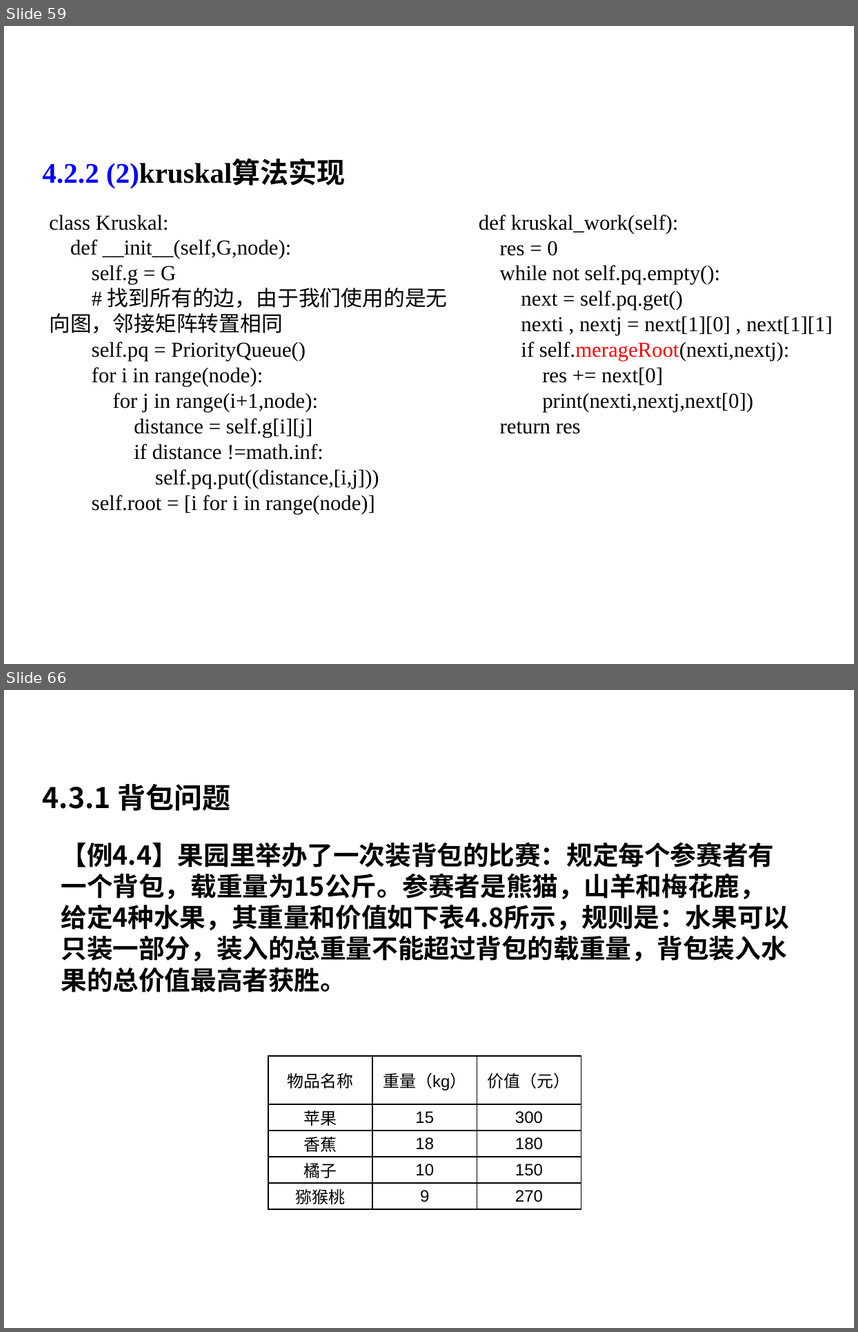
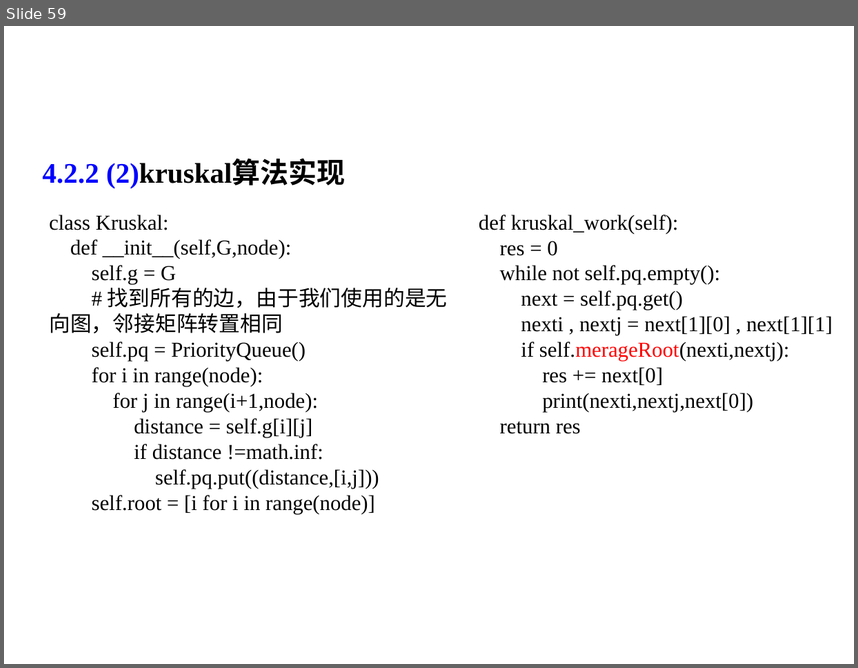
Before and after one commit to liutongling/DP, a slide deck: file/第4章 贪心法.pptx. Shown one above the other, each under a label of ours: slides 59 and 66 before the commit, slide 59 after it; the slides between them are not shown. The pictures are 858x1332 and 858x668 pixels, drawn with LibreOffice and Linux fonts; fonts in the diff are those of the drawing; background and template pictures are left out. Boxes give left, top, right and bottom in pixels: in the first picture for what was removed or moved away, otherwise in the second. Text is boxed around its words. In the diff, an @@ line names an element or a change of style, - is before the commit and + after.

```diff
--- a/file/第4章 贪心法.pptx
+++ b/file/第4章 贪心法.pptx
@@ slide 66 removed at <box>4,690,854,1328</box>, background #FFFFFF @@
@@ text removed at <box>43,784,230,811</box> @@
-4.3.1 背包问题
@@ text removed at <box>61,842,790,992</box> @@
-【例4.4】果园里举办了一次装背包的比赛：规定每个参赛者有一个背包，载重量为15公斤。参赛者是熊猫，山羊和梅花鹿，给定4种水果，其重量和价值如下表4.8所示，规则是：水果可以只装一部分，装入的总重量不能超过背包的载重量，背包装入水果的总价值最高者获胜。
@@ table removed at <box>268,1056,582,1207</box>, 5 rows, 3 columns @@
-物品名称 | 重量（kg） | 价值（元）
-苹果 | 15 | 300
-香蕉 | 18 | 180
-橘子 | 10 | 150
-猕猴桃 | 9 | 270
```
Also in this commit, not shown: 4 slides changed, 2 slides added, 11 other slides removed, 2 other files.
